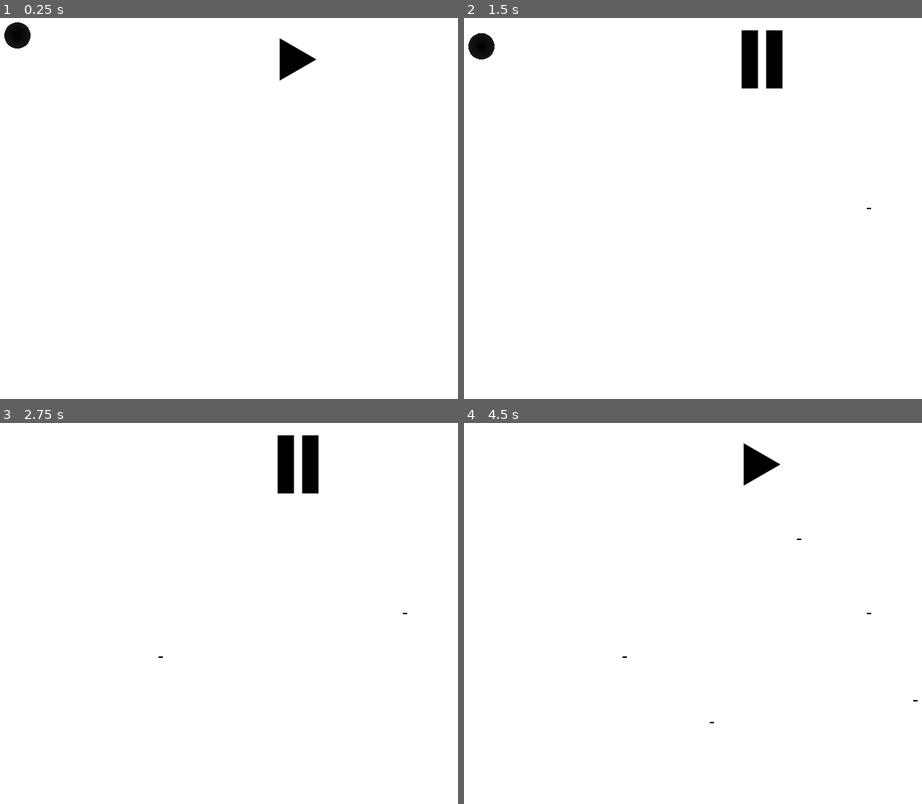
Above: before the commit, frames 1-4 (two rows, left to right).
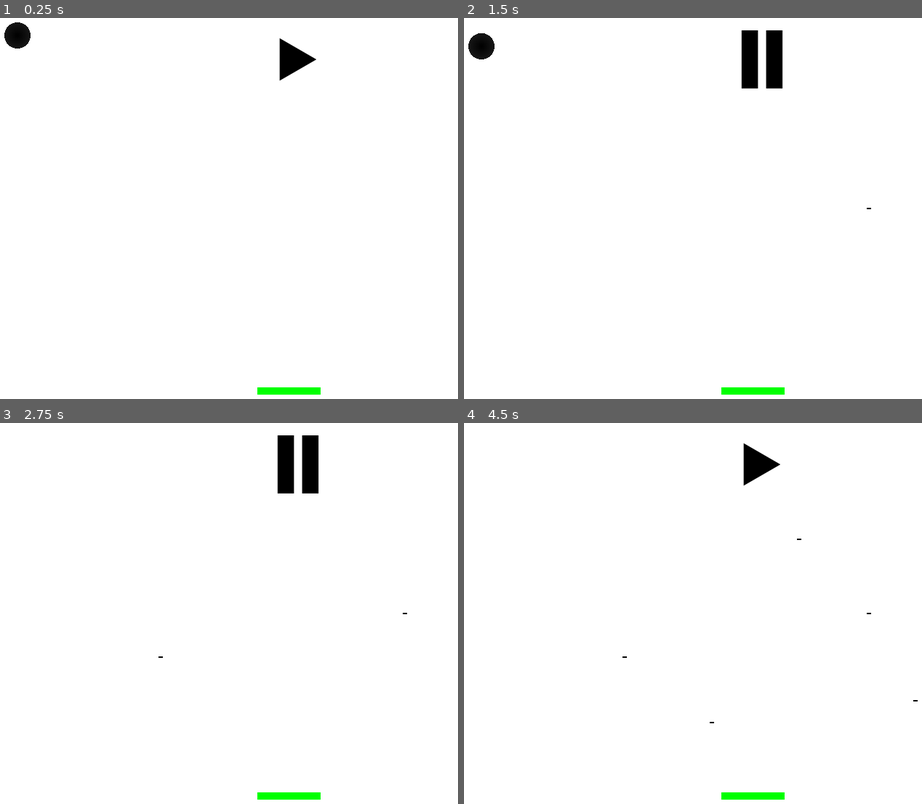
Above: after the commit, the same moments.

Repository: trizko/Papyrus
Game: Godot game, scene res://scenes/levels/level-01-01.tscn
Same seed, same stepped clock (60 frames per second), same inputs: the game is played once before the commit and once after it.
Inputs (mouse positions are in pixels of both pictures, inside the frame that each line leads up to):
- Up to frame 1 (0.25 s): no input
- Up to frame 2 (1.5 s): tap Enter at 0.5 s; move the mouse to (867, 208) at 0.52 s; click (867, 208) at 0.67 s; click (761, 59) at 1.25 s
- Up to frame 3 (2.75 s): move the mouse to (160, 655) at 2.02 s; click (160, 655) at 2.17 s
- Up to frame 4 (4.5 s): tap Space at 2.75, 4.25 s; move the mouse to (798, 541) at 2.77 s; click (798, 541) at 2.92 s; tap Enter at 3.5 s; move the mouse to (711, 723) at 3.52 s; click (711, 723) at 3.67 s; move the mouse to (912, 701) at 4.27 s; click (912, 701) at 4.42 s

The runs differ from the first frame. In frame 1, 0.3% of the frame differs, in the area x 56-70%, y 96-99%; in frame 2, 0.3%; in frame 3, 0.3%; in frame 4, 0.3%.

Commit message:
Add goal platform scene to level 1 scene

Diff:
--- a/godot/Papyrus/scenes/levels/level-01-01.tscn
+++ b/godot/Papyrus/scenes/levels/level-01-01.tscn
@@ -1,8 +1,9 @@
-[gd_scene load_steps=4 format=3 uid="uid://b35ak1r6icmdw"]
+[gd_scene load_steps=5 format=3 uid="uid://b35ak1r6icmdw"]
 
 [ext_resource type="PackedScene" uid="uid://ddwnk70ycewlm" path="res://scenes/object.tscn" id="1_bkojk"]
 [ext_resource type="Script" path="res://scripts/level-01-01.gd" id="1_j26vg"]
 [ext_resource type="PackedScene" uid="uid://dkpq67idphey1" path="res://scenes/play_pause_button.tscn" id="3_ax07w"]
+[ext_resource type="PackedScene" uid="uid://b6eka4fbdvbk3" path="res://scenes/goal.tscn" id="4_0xt3j"]
 
 [node name="Level" type="Node2D"]
 script = ExtResource("1_j26vg")
@@ -22,4 +23,10 @@
 offset_right = 438.0
 offset_bottom = 64.0
 
+[node name="Goal" parent="." instance=ExtResource("4_0xt3j")]
+offset_left = 376.0
+offset_top = 516.0
+offset_right = 463.0
+offset_bottom = 526.0
+
 [connection signal="toggled" from="PlayPauseButton" to="." method="_on_play_pause_button_toggled"]
